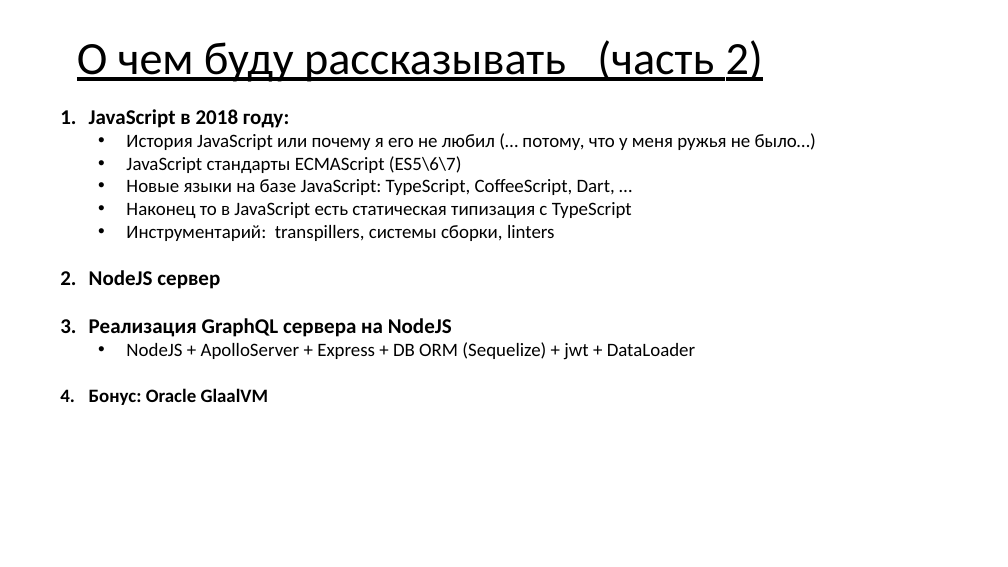
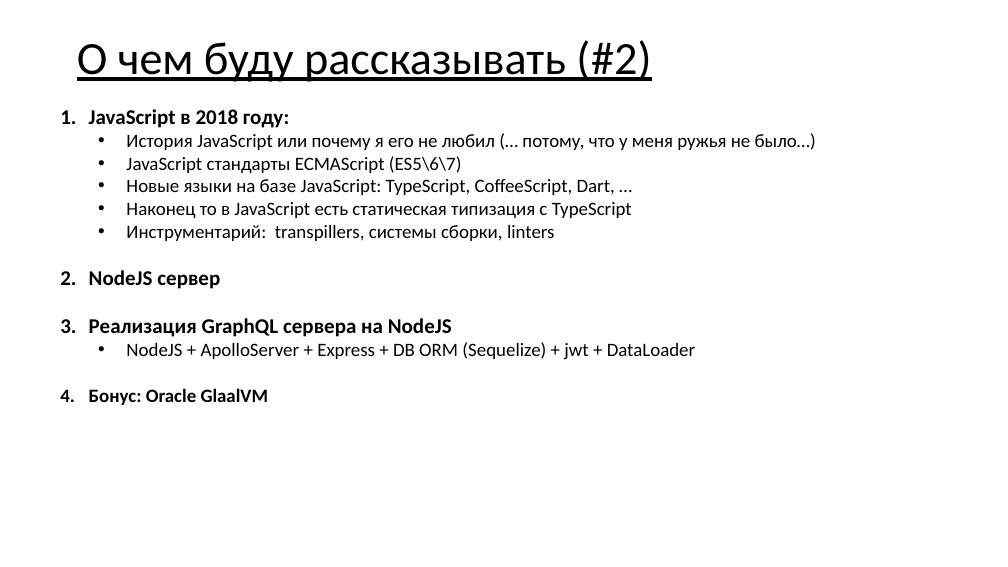
Before and after one commit to asbeseda/graphql-demo, a slide deck: slide 3 of graphql-spring-node.pptx. Drawn at 1008x567 pixels with LibreOffice and Linux fonts; fonts in the diff are those of the drawing. Boxes give left, top, right and bottom in pixels: in the first picture for what was removed or moved away, otherwise in the second. Text is boxed around its words. In the diff, an @@ line names an element or a change of style, - is before the commit and + after.

```diff
--- a/graphql-spring-node.pptx
+++ b/graphql-spring-node.pptx
@@ title at (77,40,651,82): text changed @@
-О чем буду рассказывать (часть 2)
+О чем буду рассказывать (#2)
```
Also in this commit, not shown: 2 other slides changed, 5 slides added, 30 other files.
